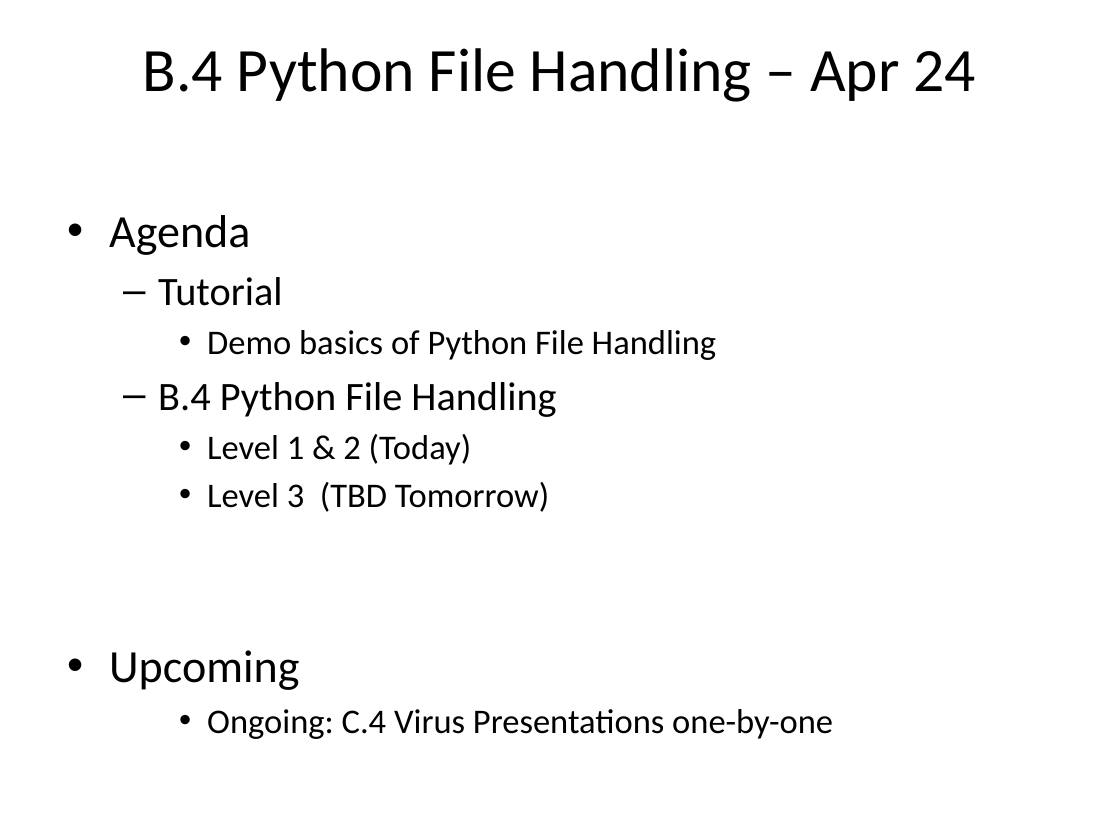
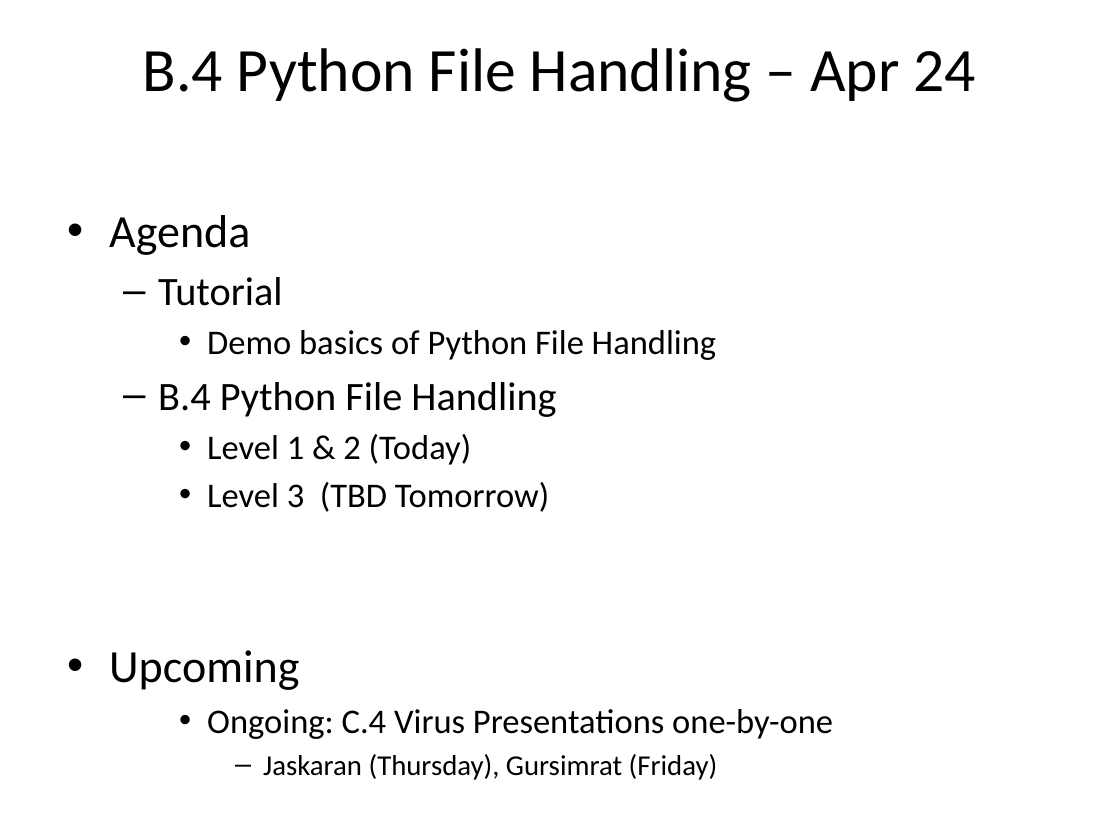
Before and after one commit to Greg5519/Old2O, a slide deck: slide 1 of Daily Agendas/Day11.3_TextFileHandling.pptx. Drawn at 1120x840 pixels with LibreOffice and Linux fonts; fonts in the diff are those of the drawing. Boxes give left, top, right and bottom in pixels: in the first picture for what was removed or moved away, otherwise in the second. Text is boxed around its words. In the diff, an @@ line names an element or a change of style, - is before the commit and + after.

```diff
--- a/Daily Agendas/Day11.3_TextFileHandling.pptx
+++ b/Daily Agendas/Day11.3_TextFileHandling.pptx
@@ text at (263, 754, 718, 780): paragraph added @@
+      – Jaskaran (Thursday), Gursimrat (Friday)
```
Also in this commit, not shown: 3 other files.
